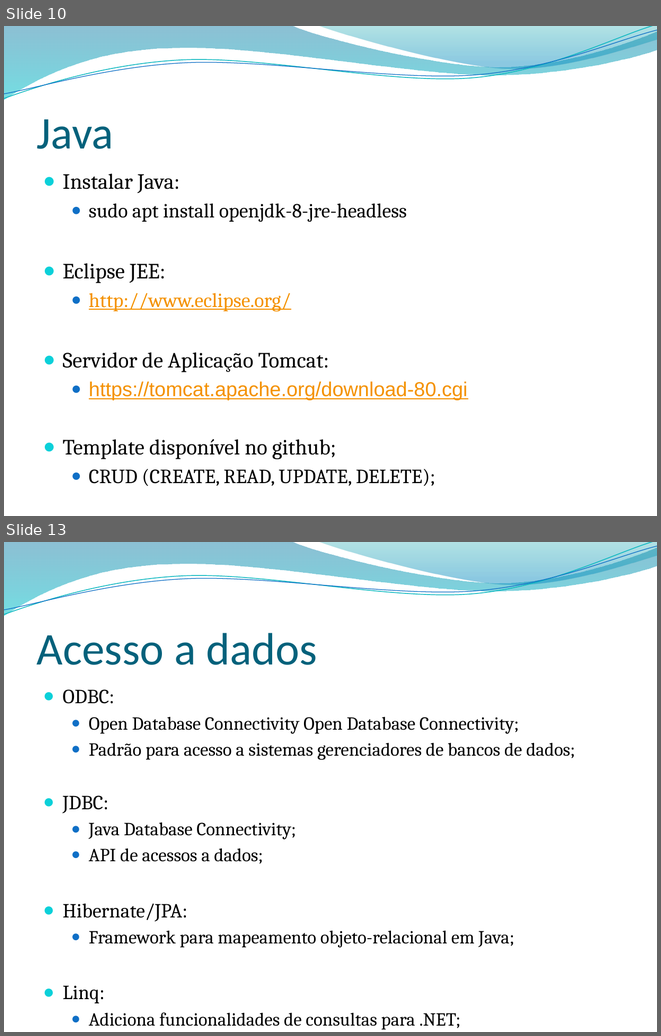
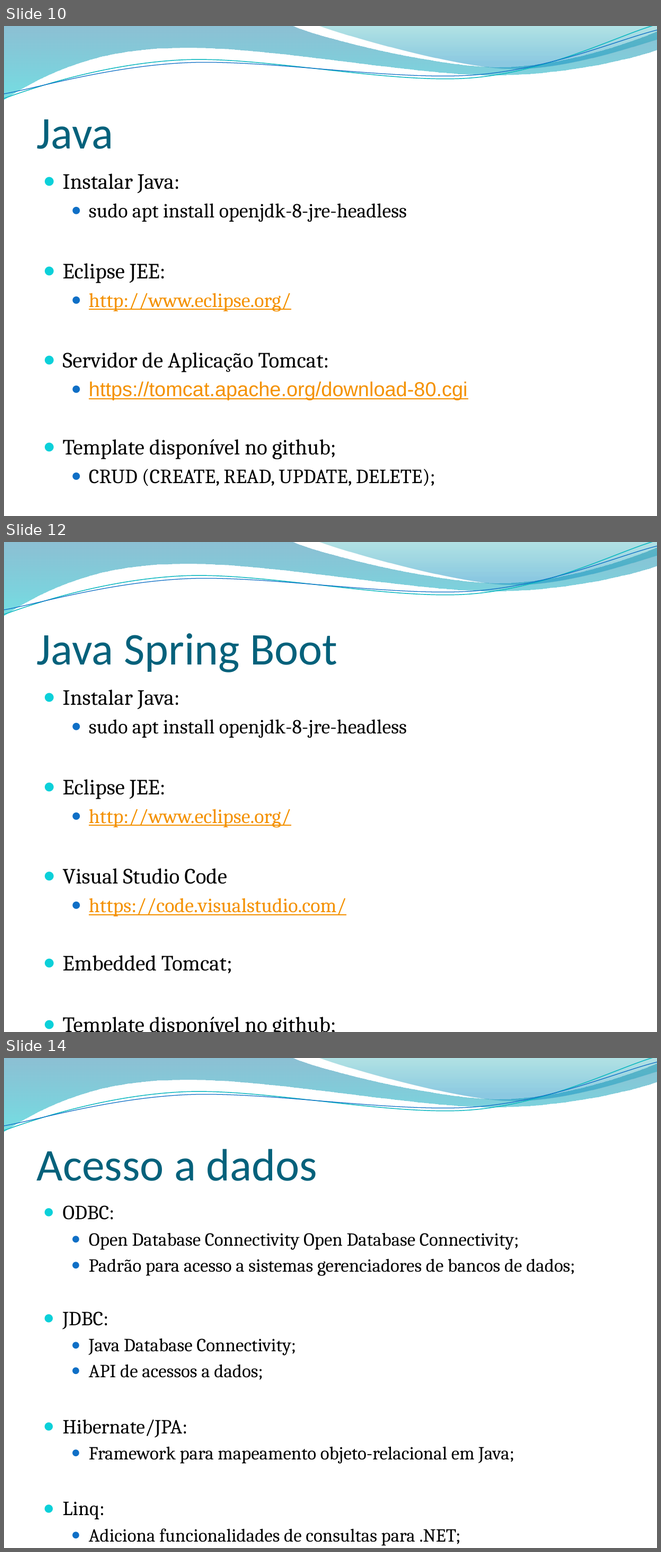
Before and after one commit to leonardopordeus/BD, a slide deck: Aula03.pptx. Shown one above the other, each under a label of ours: slides 10 and 13 before the commit, slides 10, 12 and 14 after it; the slides between them are not shown. The pictures are 661x1036 and 661x1552 pixels, drawn with LibreOffice and Linux fonts; fonts in the diff are those of the drawing; background and template pictures are left out. Boxes give left, top, right and bottom in pixels: in the first picture for what was removed or moved away, otherwise in the second. Text is boxed around its words. In the diff, an @@ line names an element or a change of style, - is before the commit and + after.

```diff
--- a/Aula03.pptx
+++ b/Aula03.pptx
@@ slide 12 added at box(4, 542, 657, 1032), background picture (left out); not listed: 4 template elements that a slide beside it also shows @@
@@ title added at box(37, 633, 337, 672), 50 pt, text #04617B @@
+Java Spring Boot
@@ text added at box(63, 689, 407, 973), 22.2 pt, text #000000 @@
+● Instalar Java:
+  ● sudo apt install openjdk-8-jre-headless
+● Eclipse JEE:
+  ● http://www.eclipse.org/
+● Visual Studio Code
+  ● https://code.visualstudio.com/
+● Embedded Tomcat;
+● Template disponível no github;
@@ what was slide 13 is now slide 14 @@
```
Also in this commit, not shown: 1 slide changed, 3 other slides added, 1 slide removed, 2 other files.
